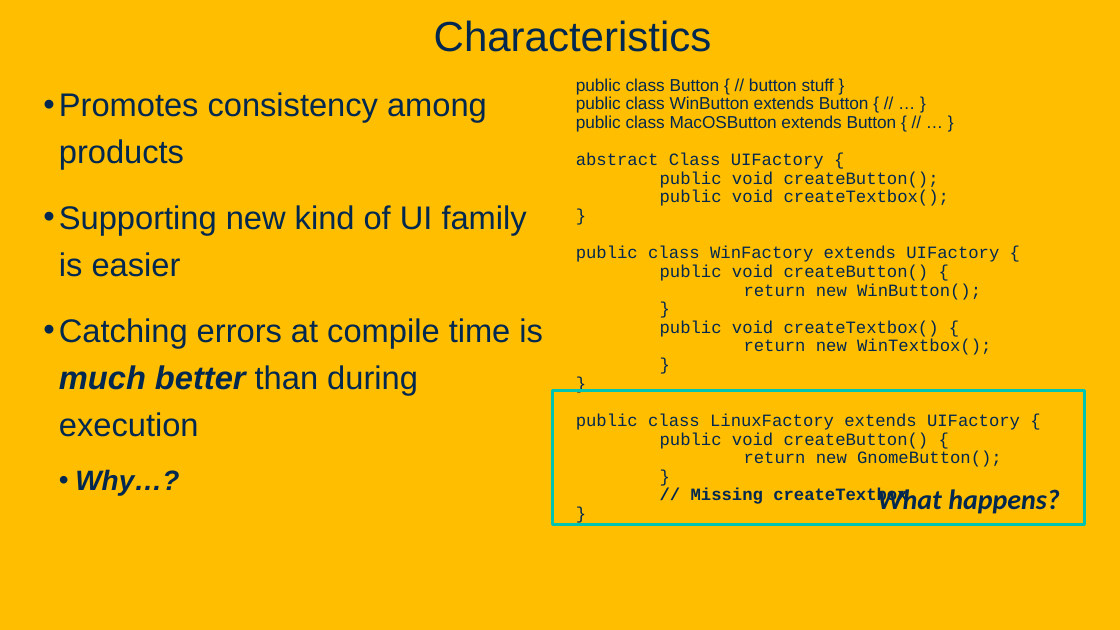
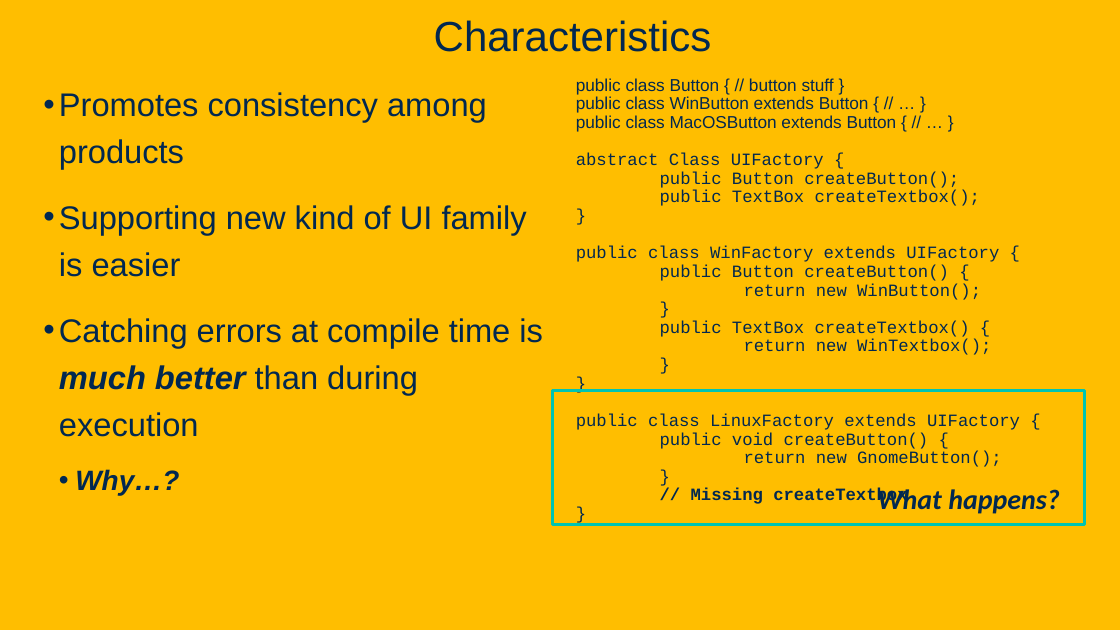
Before and after one commit to davsec-teaching/ECS_160, a slide deck: slide 36 of slides/DesignPatterns.pptx (slide 35 before the commit). Drawn at 1120x630 pixels with LibreOffice and Linux fonts; fonts in the diff are those of the drawing; background and template pictures are left out. Boxes give left, top, right and bottom in pixels: in the first picture for what was removed or moved away, otherwise in the second. Text is boxed around its words. In the diff, an @@ line names an element or a change of style, - is before the commit and + after.

```diff
--- a/slides/DesignPatterns.pptx
+++ b/slides/DesignPatterns.pptx
@@ text at (660, 172, 980, 206): text changed @@
-public void createButton();
-public void createTextbox();
+public Button createButton();
+public TextBox createTextbox();
@@ text at (660, 265, 949, 281): text changed @@
-public void createButton() {
+public Button createButton() {
@@ text at (660, 321, 970, 339): text changed @@
-}
-public void createTextbox() {
+}
+public TextBox createTextbox() {
```
Also in this commit, not shown: 18 other slides changed, 1 slide added, 1 other file.
